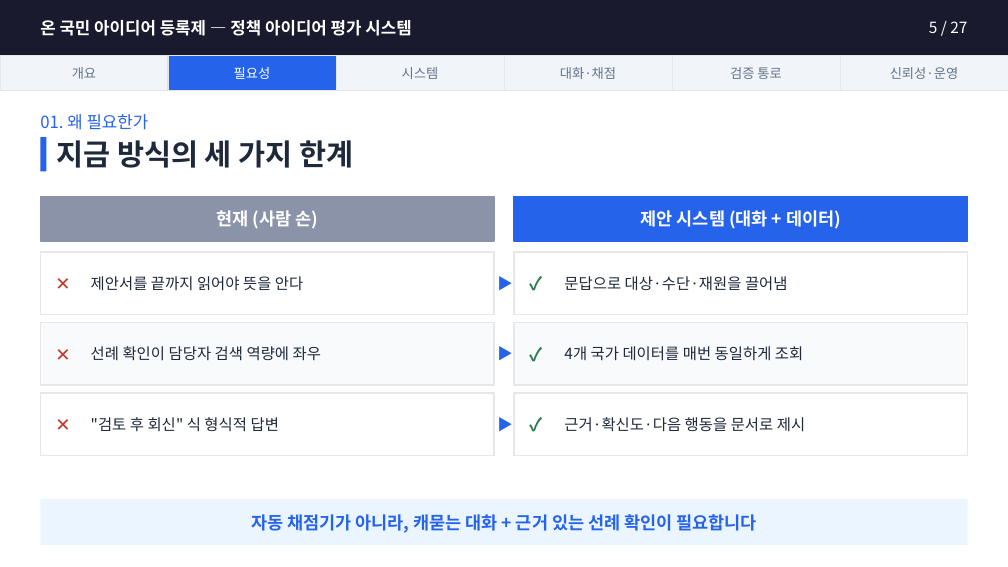
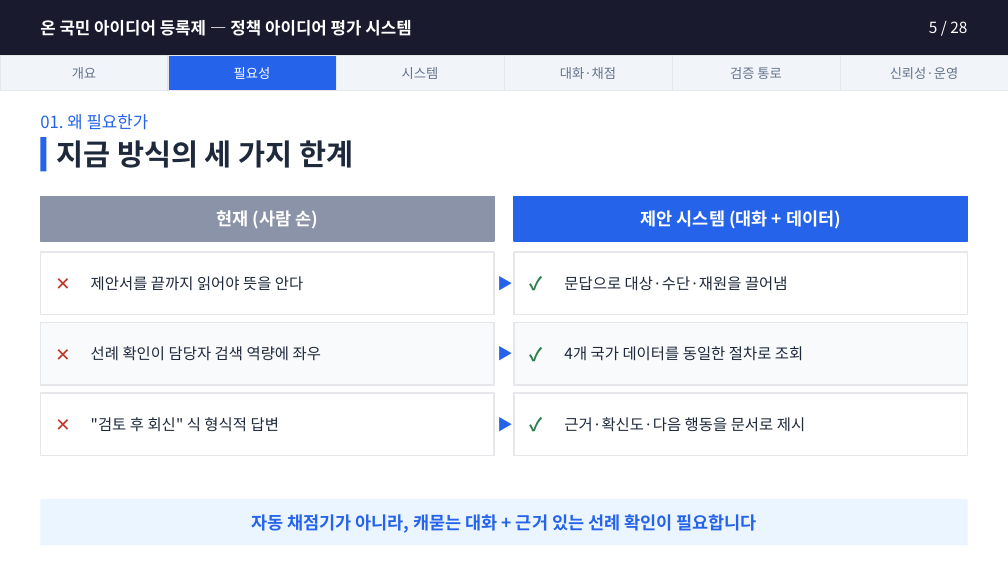
Before and after one commit to jason-j-kim/PYCON2017, a slide deck: slide 5 of docs/온국민아이디어등록제_설명자료.pptx. Drawn at 1008x567 pixels with LibreOffice and Linux fonts; fonts in the diff are those of the drawing. Boxes give left, top, right and bottom in pixels: in the first picture for what was removed or moved away, otherwise in the second. Text is boxed around its words. In the diff, an @@ line names an element or a change of style, - is before the commit and + after.

```diff
--- a/docs/온국민아이디어등록제_설명자료.pptx
+++ b/docs/온국민아이디어등록제_설명자료.pptx
@@ text at bbox=[929, 21, 967, 33]: text changed @@
-5 / 27
+5 / 28
@@ text at bbox=[564, 346, 803, 361]: text changed @@
-4개 국가 데이터를 매번 동일하게 조회
+4개 국가 데이터를 동일한 절차로 조회
```
Also in this commit, not shown: 26 other slides changed, 1 slide added, 1 other file.
